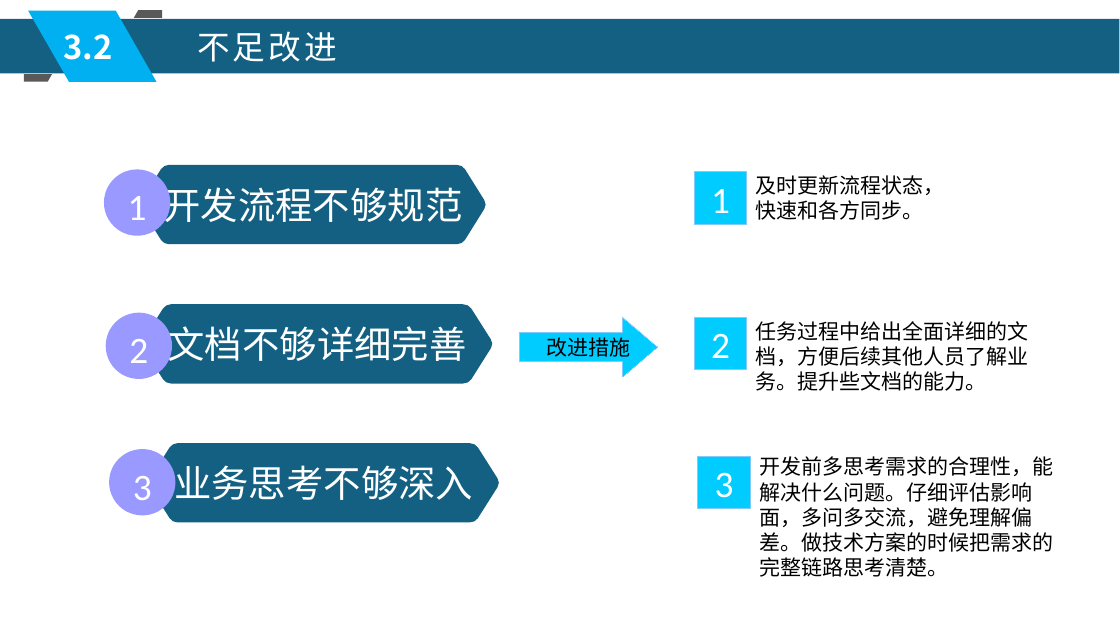
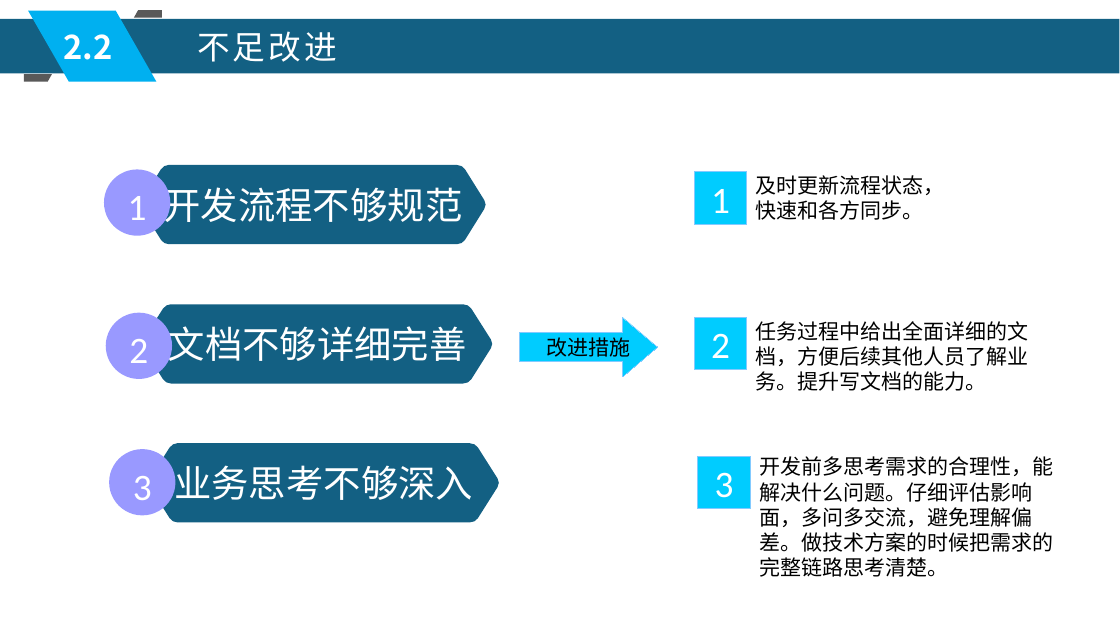
Before and after one commit to xljnc/husky-starter, a slide deck: slide 11 of doc/zzdb.pptx (slide 15 before the commit). Drawn at 1120x630 pixels with LibreOffice and Linux fonts; fonts in the diff are those of the drawing. Boxes give left, top, right and bottom in pixels: in the first picture for what was removed or moved away, otherwise in the second. Text is boxed around its words. In the diff, an @@ line names an element or a change of style, - is before the commit and + after.

Commit message:
文档 by qiyu 2022-06-20

```diff
--- a/doc/zzdb.pptx
+++ b/doc/zzdb.pptx
@@ text at [64,34,113,60]: text changed @@
-3.2
+2.2
@@ text at [756,321,1029,391]: text changed @@
-任务过程中给出全面详细的文档，方便后续其他人员了解业务。提升些文档的能力。
+任务过程中给出全面详细的文档，方便后续其他人员了解业务。提升写文档的能力。
```
Also in this commit, not shown: 10 other slides changed, 4 slides added, 6 slides removed, 1 other file.
